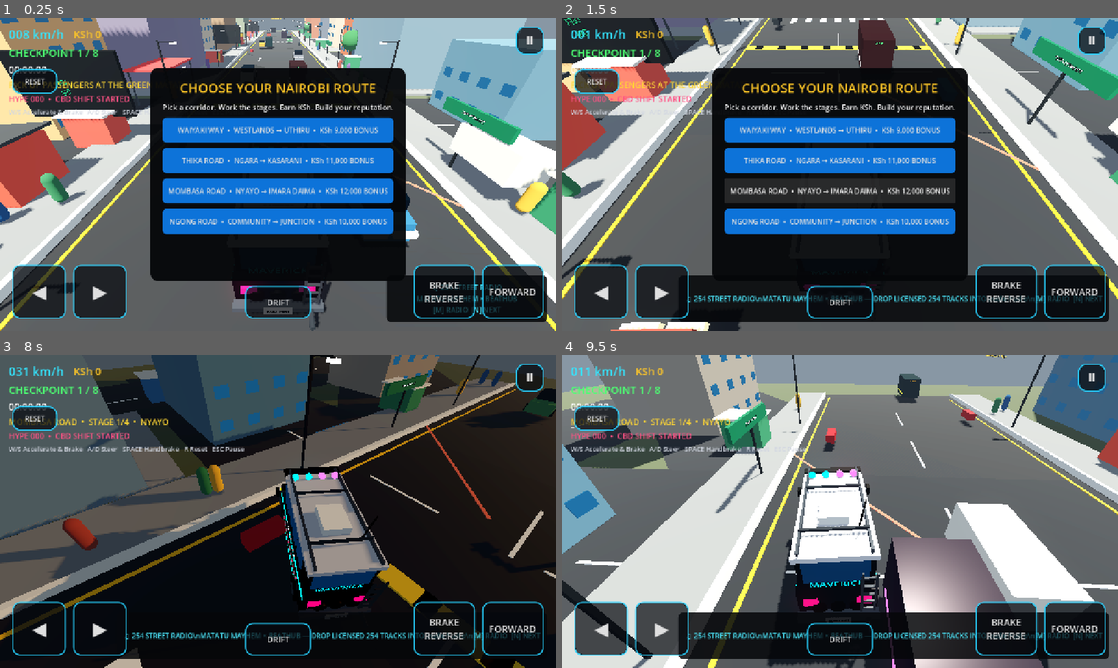
Above: before the commit, frames 1-4 (two rows, left to right).
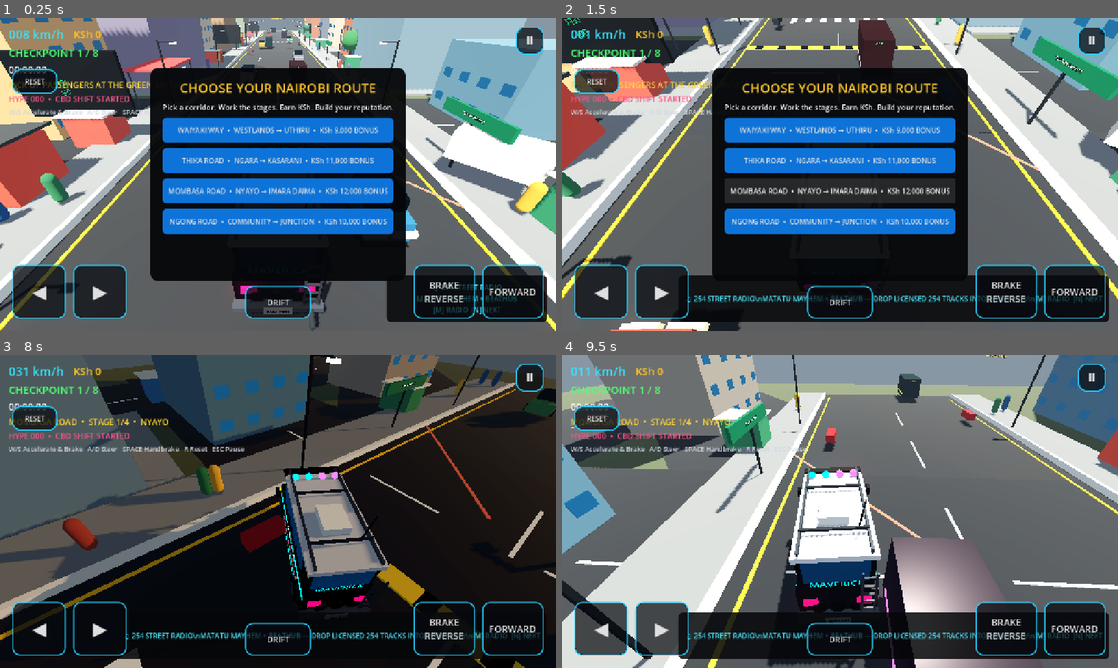
Above: after the commit, the same moments.

Repository: beathubonline-arch/Matatu-Mayhem
Game: Godot game, scene res://scenes/main/Main.tscn
Two runs of this game, one before a commit and one after it. Both use one fixed random seed, a clock stepped at 60 frames per second and the inputs below.
Inputs (mouse positions are in pixels of both pictures, inside the frame that each line leads up to):
- Up to frame 1 (0.25 s): no input
- Up to frame 2 (1.5 s): tap Enter at 0.5 s; move the mouse to (962, 158) at 0.52 s; hold D (steer_right) 0.53-1.28 s; hold N (radio_next) 0.53-1.28 s; click (962, 158) at 0.67 s; move the mouse to (728, 190) at 1.27 s; hold S (brake) from 1.28 s (still down); tap M (radio_toggle) at 1.35 s
- Up to frame 3 (8 s): move the mouse to (333, 442) at 2.02 s; release S (brake) at 2.03 s; hold D (steer_right) 2.03-2.78 s; tap L at 2.1, 4.35, 6.6 s; move the mouse to (250, 574) at 2.77 s; hold W (accelerate) 2.78-3.53 s; tap N (radio_next) at 2.85, 7.35 s; click (250, 574) at 2.92 s; move the mouse to (444, 558) at 3.52 s; hold M (radio_toggle) 3.53-4.28 s; hold A (steer_left) 3.53-5.03 s; move the mouse to (111, 464) at 4.27 s; move the mouse to (305, 511) at 5.02 s; hold S (brake) 5.03-5.78 s; hold N (radio_next) 5.03-5.78 s; click (305, 511) at 5.17 s; move the mouse to (194, 433) at 5.77 s; hold D (steer_right) 5.78-6.53 s; tap M (radio_toggle) at 5.85 s; move the mouse to (400, 495) at 6.52 s; hold W (accelerate) 6.53-7.28 s; move the mouse to (166, 527) at 7.27 s; hold D (steer_right) from 7.28 s (still down); click (166, 527) at 7.42 s
- Up to frame 4 (9.5 s): move the mouse to (895, 442) at 8.02 s; release D (steer_right) at 8.03 s; hold S (brake) 8.03-8.78 s; hold M (radio_toggle) 8.03-8.78 s; move the mouse to (812, 574) at 8.77 s; hold A (steer_left) from 8.78 s (still down); tap L at 8.85 s

The runs differ from the first frame. In frame 1, 0.9% of the frame differs, in the area x 77-100%, y 32-59%; in frame 2, 0.4%; in frame 3, less than 0.1%; in frame 4, 4.3%, in the area x 41-96%, y 12-100%.

Commit message:
Make traffic follow complete Nairobi corridor paths

Diff:
--- a/scripts/traffic/CorridorTrafficManager.gd
+++ b/scripts/traffic/CorridorTrafficManager.gd
@@ -24,9 +24,10 @@
 	var direction: Vector3 = (b - a).normalized()
 	var vehicle := CharacterBody3D.new()
 	vehicle.position = a.lerp(b, 0.25 + 0.15 * float(index % 4)) + Vector3(direction.z, 0.55, -direction.x) * (2.6 if index % 2 == 0 else -2.6)
-	vehicle.set_meta("a", a)
-	vehicle.set_meta("b", b)
-	vehicle.set_meta("direction", direction if index % 2 == 0 else -direction)
+	vehicle.set_meta("points", points)
+	vehicle.set_meta("point_index", segment_index + 1)
+	vehicle.set_meta("forward", index % 2 == 0)
+	vehicle.set_meta("lane_offset", 2.6 if index % 2 == 0 else -2.6)
 	vehicle.set_meta("speed", 7.0 + float(index % 3))
 	vehicle.set_collision_layer_value(1, true)
 	vehicle.set_collision_mask_value(1, false)
@@ -54,9 +55,35 @@
 		var vehicle := child as CharacterBody3D
 		if vehicle == null:
 			continue
-		var direction: Vector3 = vehicle.get_meta("direction", Vector3.ZERO)
+		var points: Array = vehicle.get_meta("points", [])
+		if points.size() < 2:
+			continue
+		var point_index: int = int(vehicle.get_meta("point_index", 1))
+		point_index = clampi(point_index, 0, points.size() - 1)
+		var target: Vector3 = points[point_index]
+		var to_target: Vector3 = target - vehicle.global_position
+		to_target.y = 0.0
+		if to_target.length() < 5.0:
+			var forward: bool = bool(vehicle.get_meta("forward", true))
+			if forward:
+				point_index += 1
+				if point_index >= points.size():
+					point_index = 0
+			else:
+				point_index -= 1
+				if point_index < 0:
+					point_index = points.size() - 1
+			vehicle.set_meta("point_index", point_index)
+			target = points[point_index]
+			to_target = target - vehicle.global_position
+			to_target.y = 0.0
+		var direction: Vector3 = to_target.normalized()
+		var lane_offset: float = float(vehicle.get_meta("lane_offset", 2.6))
+		var lateral := Vector3(direction.z, 0.0, -direction.x) * lane_offset
+		var desired_target: Vector3 = target + lateral
+		direction = (desired_target - vehicle.global_position).normalized()
+		direction.y = 0.0
 		var speed: float = float(vehicle.get_meta("speed", 8.0))
-		# Stage safety: AI yields instead of shoving a stopped matatu while it loads.
 		if player != null:
 			var distance_to_player: float = vehicle.global_position.distance_to(player.global_position)
 			if distance_to_player < 9.0:
@@ -64,8 +91,6 @@
 			elif distance_to_player < 16.0:
 				speed *= 0.35
 		vehicle.velocity = direction * speed
+		if direction.length_squared() > 0.01:
+			vehicle.rotation.y = atan2(-direction.x, -direction.z)
 		vehicle.move_and_slide()
-		var a: Vector3 = vehicle.get_meta("a", Vector3.ZERO)
-		var b: Vector3 = vehicle.get_meta("b", Vector3.ZERO)
-		if vehicle.global_position.distance_to(a) > a.distance_to(b) + 12.0 and vehicle.global_position.distance_to(b) > 12.0:
-			vehicle.global_position = a + Vector3(0, 0.55, 0)
